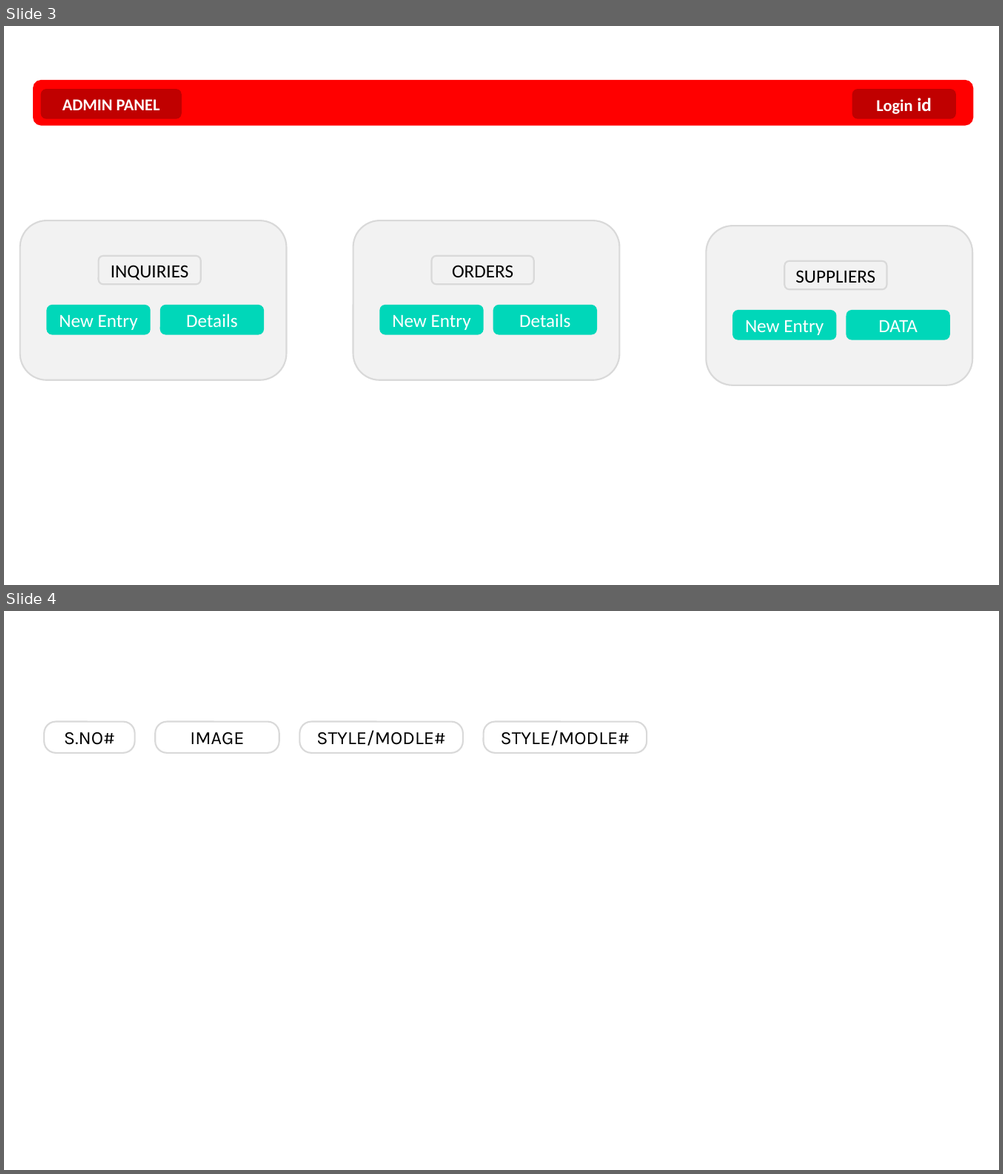
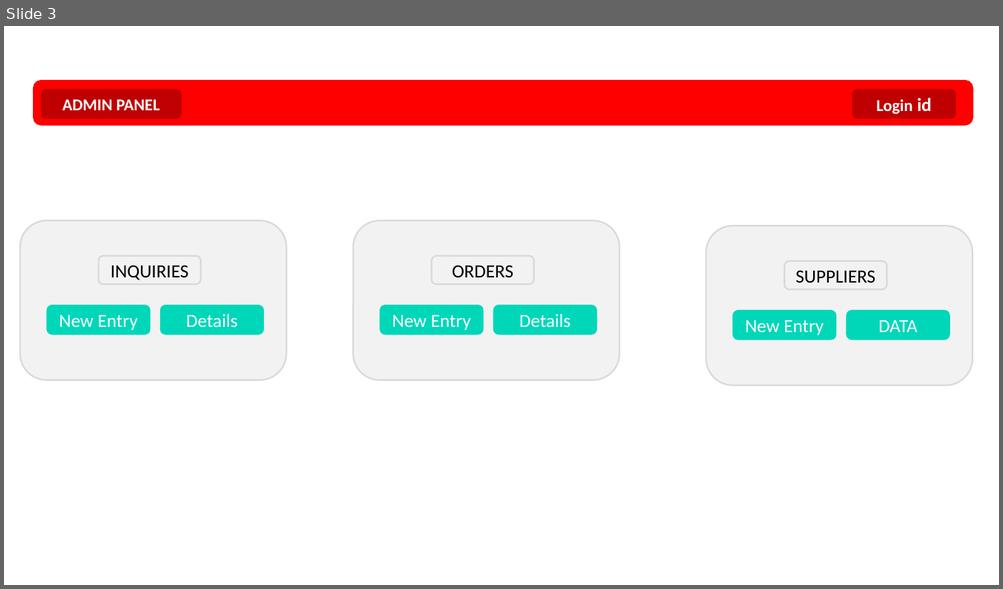
Before and after one commit to prassanna16/supply-track, a slide deck: design ex..pptx. Shown one above the other, each under a label of ours: slides 3 and 4 before the commit, slide 3 after it. The pictures are 1003x1174 and 1003x589 pixels, drawn with LibreOffice and Linux fonts; fonts in the diff are those of the drawing. Boxes give left, top, right and bottom in pixels: in the first picture for what was removed or moved away, otherwise in the second. Text is boxed around its words. In the diff, an @@ line names an element or a change of style, - is before the commit and + after.

```diff
--- a/design ex..pptx
+++ b/design ex..pptx
@@ slide 4 removed at <box>4,611,999,1170</box>, background #FFFFFF @@
@@ rounded rectangle removed at <box>44,721,135,753</box> @@
-S.NO#
@@ rounded rectangle removed at <box>156,721,279,753</box> @@
-IMAGE
@@ rounded rectangle removed at <box>299,721,463,753</box> @@
-STYLE/MODLE#
@@ rounded rectangle removed at <box>483,721,646,753</box> @@
-STYLE/MODLE#
```
Also in this commit, not shown: 1 slide added, 1 other file.
